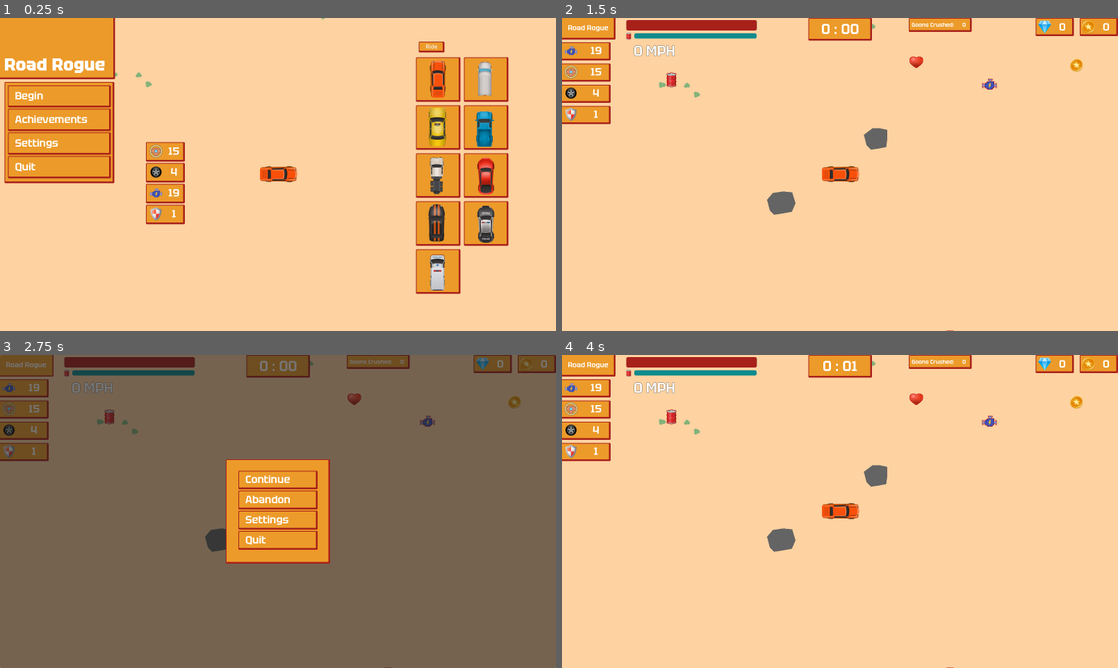
Above: before the commit, frames 1-4 (two rows, left to right).
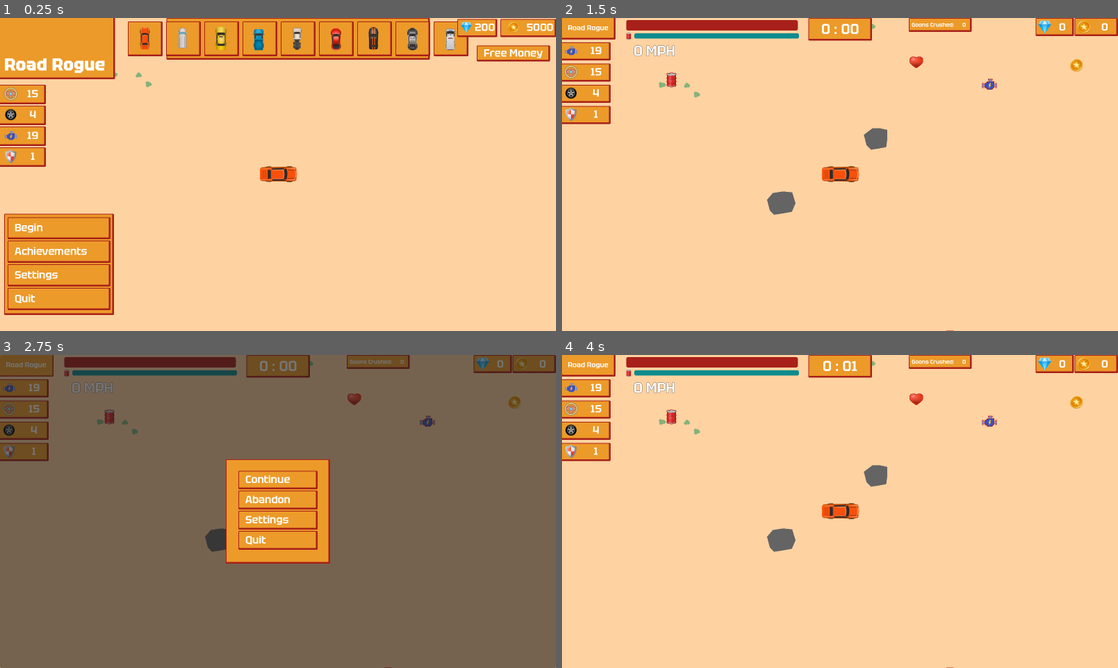
Above: after the commit, the same moments.

Repository: gregrylivingston/GoonCrusher
Game: Godot game, scene res://scene/player/menu/main/mainMenuCamera.tscn
The game is run twice, just before and just after one commit, with the same random seed, the same clock (stepped at 60 frames per second) and the same inputs.
Inputs (mouse positions are in pixels of both pictures, inside the frame that each line leads up to):
- Up to frame 1 (0.25 s): no input
- Up to frame 2 (1.5 s): click (1073, 52) at 0.5 s, where only the run after the commit has a clickable "Free Money"; click "Begin" at 1.25 s
- Up to frame 3 (2.75 s): click "Road Rogue" at 2 s
- Up to frame 4 (4 s): click "Continue" at 2.75 s; tap Enter at 3.5 s; move the mouse to (962, 495) at 3.52 s; hold Right (ui_right) from 3.53 s (still down); hold Shift from 3.53 s (still down); click (962, 495) at 3.67 s; tap Space at 3.77 s

The runs differ from the first frame. In frame 1, 34% of the frame differs, in the area x 0-100%, y 0-95%; in frame 2, 0.5%; in frame 3, 0.5%; in frame 4, 0.5%.

Commit message:
save files basics

Diff:
--- a/lib/overhead_car_2d/overhead_car_body_2d.gd
+++ b/lib/overhead_car_2d/overhead_car_body_2d.gd
@@ -195,7 +195,7 @@
 	self[powerup] += quantity
 	health = clamp(health, -10.0, 100.0)
 	fuel = clamp(fuel, -10.0, 100.0)
-	if powerup != "coin": powerupsCollected += 1
+	if powerup != "coin" && powerup != "health" && powerup != "fuel" && powerup != "gem": powerupsCollected += 1
 	if not is_instance_valid(ui): ui = get_tree().get_nodes_in_group("playerGameUi")[0]
 	ui.updateStats()
 
--- a/project.godot
+++ b/project.godot
@@ -18,6 +18,7 @@
 [autoload]
 
 Root="*res://scripts/global/root.gd"
+SaveManager="*res://scripts/global/saveManager.gd"
 
 [display]
 
--- a/scene/car/car_panel.tscn
+++ b/scene/car/car_panel.tscn
@@ -161,9 +161,11 @@
 
 [node name="HBoxContainer" type="HBoxContainer" parent="."]
 layout_mode = 1
+anchors_preset = -1
+anchor_right = 0.5
 offset_left = 185.0
 offset_top = 6.0
-offset_right = 562.0
+offset_right = -120.0
 offset_bottom = 36.0
 size_flags_horizontal = 0
 
@@ -178,9 +180,11 @@
 
 [node name="HBoxContainer2" type="HBoxContainer" parent="."]
 layout_mode = 1
+anchors_preset = -1
+anchor_right = 0.5
 offset_left = 161.0
 offset_top = 40.0
-offset_right = 560.0
+offset_right = -118.0
 offset_bottom = 64.0
 
 [node name="VSeparator2" type="VSeparator" parent="HBoxContainer2"]
--- a/scene/car/menuCar.tscn
+++ b/scene/car/menuCar.tscn
@@ -8,7 +8,7 @@
 [ext_resource type="AudioStream" uid="uid://bmxxnqvrvdch4" path="res://sound/ui/click.wav" id="5_bnvnq"]
 
 [node name="MenuCar" type="Button"]
-custom_minimum_size = Vector2(128, 128)
+custom_minimum_size = Vector2(100, 100)
 offset_right = 8.0
 offset_bottom = 8.0
 theme_override_styles/normal = ExtResource("1_b3b1k")
@@ -24,13 +24,13 @@
 anchor_top = 0.5
 anchor_right = 0.5
 anchor_bottom = 0.5
-offset_left = -64.0
-offset_top = -64.0
-offset_right = 192.0
-offset_bottom = 192.0
+offset_left = -39.0
+offset_top = -39.0
+offset_right = 217.0
+offset_bottom = 217.0
 grow_horizontal = 2
 grow_vertical = 2
-scale = Vector2(0.5, 0.5)
+scale = Vector2(0.3, 0.3)
 texture = ExtResource("2_fvjic")
 
 [node name="AudioStreamPlayer" type="AudioStreamPlayer" parent="."]
--- a/scene/level/levelRoot.gd
+++ b/scene/level/levelRoot.gd
@@ -19,12 +19,12 @@
 	Root.playerCar.ui.get_node("carPanel").setTexture( Root.playerCar.get_node("sprite").texture )
 	Root.playerCar.ui.updateStats()
 
-	newSpawner( Vector2i(3000,250))
-	newSpawner( Vector2i(3000,-250))
-	newSpawner( Vector2i(3000,250))
-	newSpawner( Vector2i(2500,1500))
-	newSpawner( Vector2i(2500,-1500))
-	newSpawner( Vector2i(-2500,0))
+	newSpawner( Vector2i(4000,250))
+	newSpawner( Vector2i(4000,-250))
+	newSpawner( Vector2i(4000,250))
+	newSpawner( Vector2i(3500,1500))
+	newSpawner( Vector2i(3500,-1500))
+	newSpawner( Vector2i(-3500,0))
 
 func newSpawner( spawnerPosition: Vector2i ):
 	var newSpawner = spawnerScene.instantiate()
--- a/scene/player/menu/gameSummary.gd
+++ b/scene/player/menu/gameSummary.gd
@@ -11,7 +11,7 @@
 
 	$Panel/Panel2/VBoxContainer/HBoxContainer2/coinsCollected.text = str(Root.playerCar.coin)
 	$Panel/Panel2/VBoxContainer/HBoxContainer4/powerups.text = str( Root.playerCar.powerupsCollected )
-
+	$Panel/Panel2/VBoxContainer/HBoxContainer5/gems.text = str(Root.playerCar.gem)
 
 
 # Called every frame. 'delta' is the elapsed time since the previous frame.
--- a/scene/player/menu/main/mainMenu.gd
+++ b/scene/player/menu/main/mainMenu.gd
@@ -3,10 +3,18 @@
 var carPanel = preload("res://scene/car/menuCar.tscn")
 
 
-# Called when the node enters the scene tree for the first time.
 func _ready():
 	Root.mainMenu = self
-	pass # Replace with function body.
+	createCarArray()
+	selectCar(Root.cars.sedan)
+
+	$myCoins.setValue( SaveManager.playerData.coin )
+	$myGems.setValue ( SaveManager.playerData.gem )
+
+func _process(delta):
+	pass
+
+func createCarArray():
 	for car in Root.cars:
 		var newPanel = carPanel.instantiate()
 		newPanel.carData = Root.cars[car]
@@ -15,15 +23,8 @@
 		newPanel.setTexture(newCar.get_node("sprite").texture )
 		newCar.queue_free()
 
-		newPanel.scale = Vector2(.5,.5)
+		newPanel.scale = Vector2(.3,.3)
 		$TabContainer/Ride/carGrid.add_child(newPanel)
-
-	selectCar(Root.cars.sedan)
-
-
-# Called every frame. 'delta' is the elapsed time since the previous frame.
-func _process(delta):
-	pass
 
 
 func _on_begin_button_pressed():
--- a/scene/player/menu/main/mainMenu.tscn
+++ b/scene/player/menu/main/mainMenu.tscn
@@ -1,17 +1,16 @@
-[gd_scene load_steps=11 format=3 uid="uid://cpkgnhvksrqs3"]
+[gd_scene load_steps=12 format=3 uid="uid://cpkgnhvksrqs3"]
 
 [ext_resource type="Script" path="res://scene/player/menu/main/mainMenu.gd" id="1_sonwu"]
 [ext_resource type="PackedScene" uid="uid://bepxjqhida0n8" path="res://scene/player/ui/roadButton.tscn" id="2_1mco8"]
 [ext_resource type="Theme" uid="uid://co40pijjc7hbw" path="res://style/roadRogue.tres" id="2_caw0b"]
-[ext_resource type="StyleBox" uid="uid://dl1e0qtgp13cj" path="res://style/style_box_basic.tres" id="2_jk1p0"]
 [ext_resource type="AudioStream" uid="uid://chsan1o1ku2c7" path="res://sound/music/abstract-world-127012.mp3" id="3_gyg28"]
 [ext_resource type="FontFile" uid="uid://2t7kmagg0mqm" path="res://style/font/Tektur/Tektur-ExtraBold.ttf" id="3_h66a4"]
 [ext_resource type="Texture2D" uid="uid://dthtmohgw8u1f" path="res://scene/car/audi/Audi.png" id="5_gfgo3"]
 [ext_resource type="PackedScene" uid="uid://clx3q1jksnuoc" path="res://scene/player/menu/main/car_stats_container.tscn" id="6_g6ev1"]
 [ext_resource type="Script" path="res://scene/player/menu/main/car_stats_container.gd" id="7_7di5e"]
-
-[sub_resource type="StyleBoxFlat" id="StyleBoxFlat_trnok"]
-bg_color = Color(0.0588235, 0.545098, 0.552941, 0)
+[ext_resource type="PackedScene" uid="uid://i0goedbwsro6" path="res://scene/player/ui/attribute_indicator.tscn" id="10_7n51g"]
+[ext_resource type="Texture2D" uid="uid://w03tvhxtmrv4" path="res://texture/icon/icons8-coin-48 (1).png" id="11_labbq"]
+[ext_resource type="Texture2D" uid="uid://clb0tyqiwegeo" path="res://texture/icon/icons8-gem-48.png" id="12_baips"]
 
 [node name="MainMenu" type="CanvasLayer"]
 script = ExtResource("1_sonwu")
@@ -25,38 +24,35 @@
 volume_db = -4.0
 autoplay = true
 
-[node name="TabContainer" type="TabContainer" parent="."]
-anchors_preset = 11
-anchor_left = 1.0
+[node name="TabContainer" type="Panel" parent="."]
+anchors_preset = 10
+anchor_right = 1.0
+offset_left = 479.0
+offset_right = -363.0
+offset_bottom = 120.0
+grow_horizontal = 2
+theme = ExtResource("2_caw0b")
+
+[node name="Ride" type="ScrollContainer" parent="TabContainer"]
+layout_mode = 1
+anchors_preset = 15
 anchor_right = 1.0
 anchor_bottom = 1.0
-offset_left = -403.0
-offset_top = 68.0
-offset_right = -11.0
-offset_bottom = -81.0
-grow_horizontal = 0
+offset_left = 10.0
+offset_top = 10.0
+offset_right = -10.0
+offset_bottom = -10.0
+grow_horizontal = 2
 grow_vertical = 2
-theme_override_styles/tab_selected = ExtResource("2_jk1p0")
-theme_override_styles/panel = SubResource("StyleBoxFlat_trnok")
-
-[node name="Ride" type="ScrollContainer" parent="TabContainer"]
-layout_mode = 2
+horizontal_scroll_mode = 0
 vertical_scroll_mode = 0
 
 [node name="carGrid" type="GridContainer" parent="TabContainer/Ride"]
 layout_mode = 2
-size_flags_horizontal = 0
+size_flags_horizontal = 6
 theme_override_constants/h_separation = 10
 theme_override_constants/v_separation = 10
-columns = 2
-
-[node name="HSeparator" type="HSeparator" parent="TabContainer/Ride/carGrid"]
-self_modulate = Color(1, 1, 1, 0)
-layout_mode = 2
-
-[node name="HSeparator2" type="HSeparator" parent="TabContainer/Ride/carGrid"]
-self_modulate = Color(1, 1, 1, 0)
-layout_mode = 2
+columns = 9
 
 [node name="carSpawnTarget" type="TextureRect" parent="."]
 self_modulate = Color(1, 1, 1, 0)
@@ -67,6 +63,10 @@
 texture = ExtResource("5_gfgo3")
 
 [node name="carStatsContainer" parent="." instance=ExtResource("6_g6ev1")]
+offset_left = -4.0
+offset_top = 192.0
+offset_right = 132.0
+offset_bottom = 428.0
 script = ExtResource("7_7di5e")
 
 [node name="Panel" type="Panel" parent="."]
@@ -88,10 +88,14 @@
 text = "Road Rogue"
 
 [node name="Panel2" type="Panel" parent="."]
-offset_left = 13.0
-offset_top = 184.0
-offset_right = 329.0
-offset_bottom = 475.0
+anchors_preset = 2
+anchor_top = 1.0
+anchor_bottom = 1.0
+offset_left = 12.0
+offset_top = -337.0
+offset_right = 328.0
+offset_bottom = -46.0
+grow_vertical = 0
 theme = ExtResource("2_caw0b")
 
 [node name="VBoxContainer" type="VBoxContainer" parent="Panel2"]
@@ -126,5 +130,39 @@
 size_flags_vertical = 3
 text = "Quit"
 
+[node name="myCoins" parent="." instance=ExtResource("10_7n51g")]
+anchors_preset = 1
+anchor_left = 1.0
+anchor_right = 1.0
+offset_left = -160.0
+offset_top = 3.0
+offset_right = 1.0
+offset_bottom = 55.0
+grow_horizontal = 0
+myIcon = ExtResource("11_labbq")
+
+[node name="myGems" parent="." instance=ExtResource("10_7n51g")]
+anchors_preset = 1
+anchor_left = 1.0
+anchor_right = 1.0
+offset_left = -284.0
+offset_top = 3.0
+offset_right = -169.0
+offset_bottom = 55.0
+grow_horizontal = 0
+myIcon = ExtResource("12_baips")
+
+[node name="RoadButton" parent="." instance=ExtResource("2_1mco8")]
+anchors_preset = 1
+anchor_left = 1.0
+anchor_bottom = 0.0
+offset_left = -228.0
+offset_top = 79.0
+offset_right = -17.0
+offset_bottom = 125.0
+grow_horizontal = 0
+grow_vertical = 1
+text = "Free Money"
+
 [connection signal="pressed" from="Panel2/VBoxContainer/beginButton" to="." method="_on_begin_button_pressed"]
 [connection signal="pressed" from="Panel2/VBoxContainer/quitButton" to="." method="_on_quit_button_pressed"]
--- a/scene/player/playerRoot.gd
+++ b/scene/player/playerRoot.gd
@@ -5,6 +5,7 @@
 # Called when the node enters the scene tree for the first time.
 func _ready():
 	$Panel2/HBoxContainer/coins.add_to_group("coinui")
+	$Panel4/HBoxContainer/TextureRect.add_to_group("gemui")
 	if is_instance_valid(Root.playerCar):
 		updateStats()
 	else: await get_tree().create_timer(1).timeout
--- a/scene/player/playerRoot.tscn
+++ b/scene/player/playerRoot.tscn
@@ -49,7 +49,7 @@
 anchors_preset = 1
 anchor_left = 1.0
 anchor_right = 1.0
-offset_left = -110.0
+offset_left = -125.0
 offset_bottom = 52.0
 grow_horizontal = 0
 size_flags_horizontal = 3
@@ -61,9 +61,9 @@
 anchors_preset = 15
 anchor_right = 1.0
 anchor_bottom = 1.0
-offset_left = 1.0
+offset_left = 3.0
 offset_top = 2.0
-offset_right = -10.0
+offset_right = -6.0
 offset_bottom = -2.0
 grow_horizontal = 2
 grow_vertical = 2
--- /dev/null
+++ b/scene/player/save/playerData.gd
@@ -0,0 +1,35 @@
+extends Resource
+class_name playerData
+
+var coin = 5000
+var gem = 200
+
+var cars = {
+	"sedan":{
+		"cost":0,
+	},
+	"van":{
+		"cost":200,
+	},
+	"taxi":{
+		"cost":200,
+	},
+	"pickup":{
+		"cost":200,
+	},
+	"semi":{
+		"cost":200,
+	},
+	"audi":{
+		"cost":200,
+	},
+	"racer":{
+		"cost":200,
+	},
+	"police":{
+		"cost":200,
+	},
+	"ambulance":{
+		"cost":200,
+	}
+}
--- /dev/null
+++ b/scene/player/save/playerData.tres
@@ -0,0 +1,6 @@
+[gd_resource type="Resource" load_steps=2 format=3 uid="uid://brrojo520ntd"]
+
+[ext_resource type="Script" path="res://scene/player/save/playerData.gd" id="1_yjtqx"]
+
+[resource]
+script = ExtResource("1_yjtqx")
--- a/scene/powerup/powerup.gd
+++ b/scene/powerup/powerup.gd
@@ -6,11 +6,11 @@
 func _on_area_2d_body_entered(body):
 	if body.get_class() == "CharacterBody2D":
 		if body.isPlayer:
-			$AudioStreamReward.play()
 			$Area2D.queue_free()
 			sendReward(body)
 
 func sendReward(body):
+	$AudioStreamReward.play()
 	uiControlNode = get_tree().get_first_node_in_group(powerup+"ui")
 	startPosition = global_position
 	get_tree().create_tween().tween_method(flyToUi, 0.0, 1.0, 0.3)
--- a/scene/powerup/powerup.tscn
+++ b/scene/powerup/powerup.tscn
@@ -22,5 +22,6 @@
 
 [node name="AudioStreamReward" type="AudioStreamPlayer" parent="."]
 stream = ExtResource("4_y3svm")
+volume_db = 4.0
 
 [connection signal="body_entered" from="Area2D" to="." method="_on_area_2d_body_entered"]
--- a/scene/powerup/purse.gd
+++ b/scene/powerup/purse.gd
@@ -4,6 +4,7 @@
 
 func sendReward(body):
 	var coinsToReward = randi_range( 5 , 100 )
+	visible = false
 	for i in coinsToReward:
 		var newCoin = coinScene.instantiate()
 		newCoin.global_position = global_position + Vector2( randi_range(-100,100) ,randi_range(-100,100) )
--- a/scripts/global/root.gd
+++ b/scripts/global/root.gd
@@ -21,6 +21,7 @@
 	"armor":preload("res://scene/powerup/armor.tscn"),
 	"coin":preload("res://scene/powerup/coin.tscn"),
 	"purse":preload("res://scene/powerup/purse.tscn"),
+	"gem":preload("res://scene/powerup/gem.tscn"),
 }
 
 @onready var goon = {
@@ -76,8 +77,8 @@
 
 func getPowerup():
 	var randomizer = randf_range(0,100)
-	if randomizer > 42:return powerup.coin.instantiate()
-	elif randomizer > 48: return powerup.purse.instantiate()
+	if randomizer > 60:return powerup.coin.instantiate()
+	elif randomizer > 52: return powerup.purse.instantiate()
 	elif randomizer > 50: return powerup.gem.instantiate()
 	elif randomizer > 30: return powerup.health.instantiate()
 	elif randomizer > 10: return powerup.fuel.instantiate()
--- /dev/null
+++ b/scripts/global/saveManager.gd
@@ -0,0 +1,23 @@
+extends Node
+
+
+var playerData
+
+# Called when the node enters the scene tree for the first time.
+func _ready():
+	playerData = load_data()
+
+
+
+var save_path = "user://userData.save"
+
+func load_data():
+	if ResourceLoader.exists(save_path):
+		return load(save_path)
+	else:
+		var carData = load("res://scene/player/save/playerData.tres")
+		save_character_data(carData)
+		return carData
+
+func save_character_data(data):
+	ResourceSaver.save(data, save_path)
